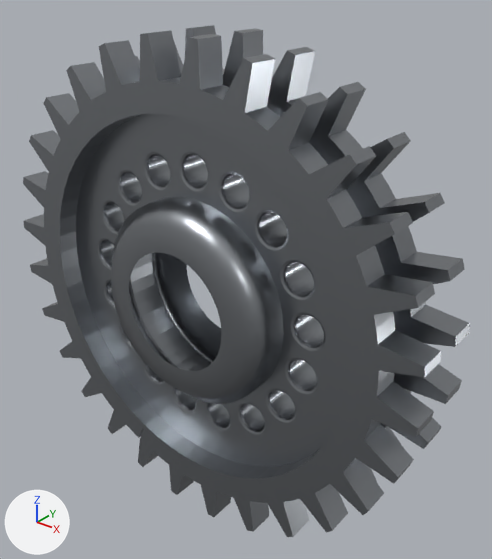
Before and after pictures for a commit that changed the glTF model porsche-911sc-engine/parts/cam-sprocket-right.glb.
Both versions are drawn from a 50 mm lens placed at (367.4, -341.8, 57.2), pointed at (296.9, -253.7, 2.6). Arrows for +X, +Y and +Z are at lower left; the lights stay in place. The picture after the commit comes second. Vertices at exactly the same position are counted once.

Objects in the first picture: 'cam-sprocket-right:steel'.
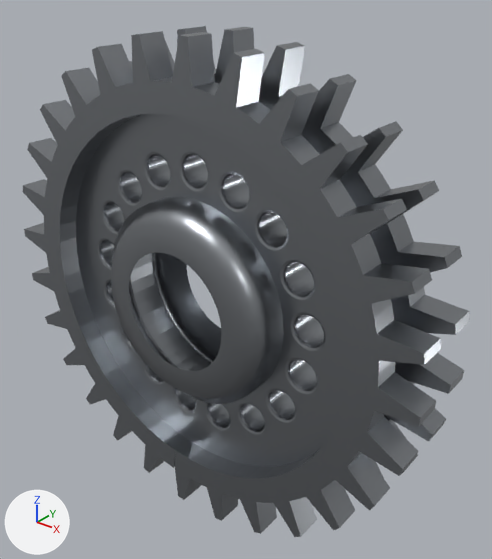
Boxes (x1, y1, x2, y2) around the edits, measured in the pictures (492 x 559 px; the box of a moved part takes in the faces that stretch with it):
'cam-sprocket-right:steel', reshaped, rescaled
    before: (23, 25, 470, 537)
    after: (23, 26, 470, 537)
part 1 of me_mesh_0, moved or reshaped
    before: (135, 25, 470, 482)
    after: (129, 26, 470, 478)
part 2 of me_mesh_0, moved or reshaped
    before: (23, 30, 441, 537)
    after: (23, 31, 441, 537)

Edits to the bpy script that builds the scene:
```text
Change me_mesh_0:
    where me_mesh_0.from_pydata(...)  # 6688 vertices, 13344 faces; spans x -1.0..1.0, y -0.19..0.19, z -1.0..1.0
    used by ob_cam_sprocket_right_steel; parent = ob_cam_sprocket_right; location = (292.0, -259.1, 0.0); scale = (45.8, 45.8, 45.8)
    me_mesh_0 part 1: the loose piece of 448 vertices spanning x -1.0..1.0, y 0.08..0.19, z -1.0..1.0 is turned -15.3 degrees about the y axis through its middle
    me_mesh_0 part 2: the loose piece of 448 vertices spanning x -1.0..1.0, y -0.14..-0.03, z -1.0..1.0 is turned -15.3 degrees about the y axis through its middle
Change ob_cam_sprocket_right_steel:
    ob_cam_sprocket_right_steel.scale: (45.8, 45.8, 45.8) -> (45.9, 45.9, 45.9)
```
